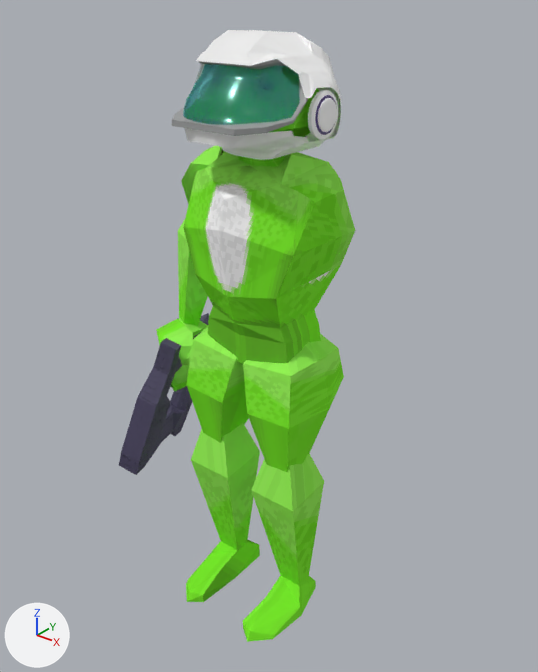
The Blender file _Assets/Frog/gloo_v9.blend, before and after one commit.
Both versions are drawn from a 50 mm camera at (3.57, -4.39, 5.39) aimed at (-0.03, 0.11, 2.61). Lighting does not change. The marker at lower left points along +X, +Y and +Z.

In view in the first picture: 'Gun', 'c.goggles', 'c.head', 'c.torso', 'l.leg.lower', 'l.leg.thigh', 'r.arm.lower', 'r.leg.lower', 'r.leg.thigh', 'r_hand'.
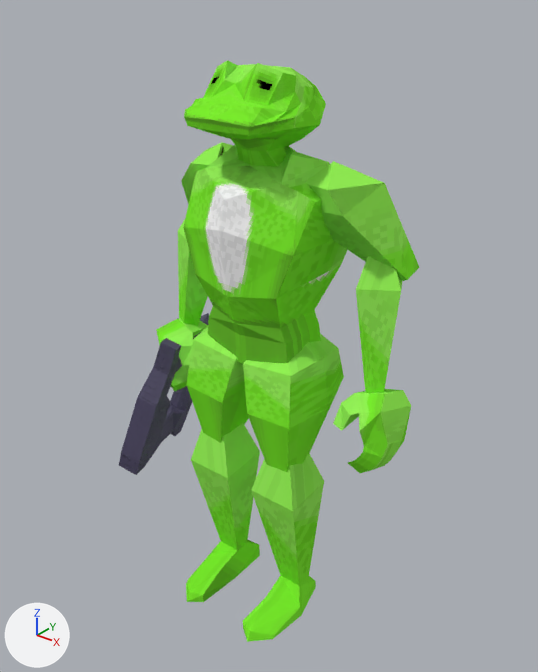
What differs and where, as boxes [x1, y1, x2, y2] in the pictures (538 x 672 px):
'c.goggles', deleted: before [172, 30, 341, 160]
    faces in mat_helmet: [185, 30, 341, 160]
    faces in mat_visor: [183, 64, 300, 125]
    faces in mat_goggles (grey #9c9e9e): [172, 59, 308, 136]
    faces in mat_canstripe_r: [315, 95, 337, 135]
'l.arm.upper', shown (green): after [306, 161, 419, 281]
'l.arm.lower', shown (green): after [356, 256, 402, 393]
'l.hand', shown (green): after [333, 389, 411, 473]
'c.head', unchanged, uncovered by the edit: before [238, 88, 319, 167]; after [184, 60, 326, 167]

The change in detail:
Object 'c.goggles' (ob_c_goggles) is deleted.
Object 'l.hand' (ob_l_hand) is now shown.
Object 'l.arm.lower' (ob_l_arm_lower) is now shown.
Object 'l.arm.upper' (ob_l_arm_upper) is now shown.
